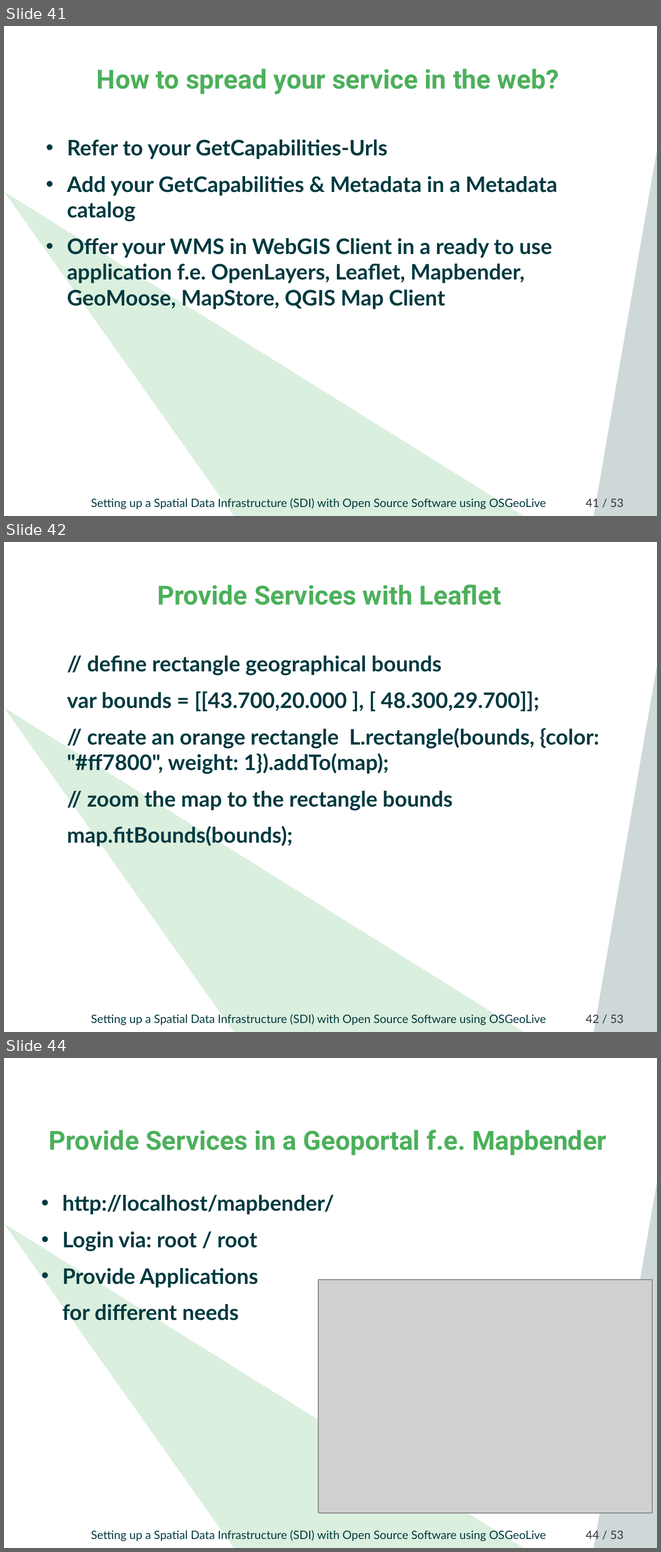
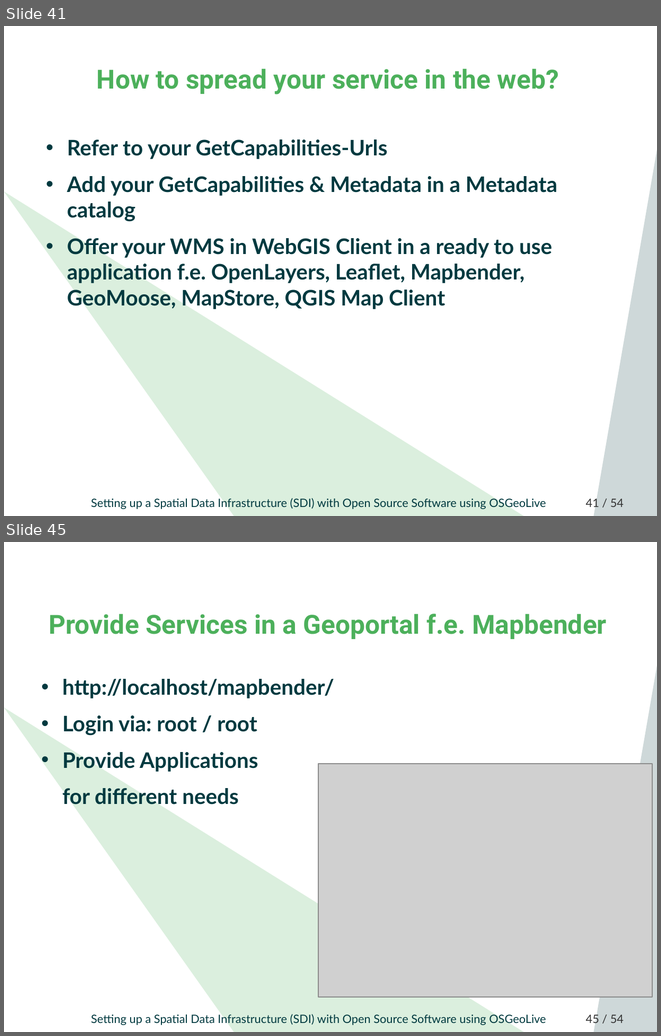
Before and after one commit to astroidex/foss4g-2019-workshop-sdi-with-osgeolive, a slide deck: FOSS4G_2019_SDI_OSGeoLive_Workshop.odp. Shown one above the other, each under a label of ours: slides 41, 42 and 44 before the commit, slides 41 and 45 after it; the slides between them are not shown. The pictures are 661x1552 and 661x1036 pixels, drawn with LibreOffice and Linux fonts; fonts in the diff are those of the drawing; grey boxes stand for pictures; background and template pictures are left out. Boxes give left, top, right and bottom in pixels: in the first picture for what was removed or moved away, otherwise in the second. Text is boxed around its words. In the diff, an @@ line names an element or a change of style, - is before the commit and + after.

```diff
--- a/FOSS4G_2019_SDI_OSGeoLive_Workshop.odp
+++ b/FOSS4G_2019_SDI_OSGeoLive_Workshop.odp
@@ slide 42 removed at [4,542,657,1032], background #FFFFFF; not listed: 4 template elements that a slide beside it also shows @@
@@ title removed at [157,584,501,605] @@
-Provide Services with Leaflet
@@ text removed at [67,655,599,846] @@
-// define rectangle geographical bounds
-var bounds = [[43.700,20.000 ], [ 48.300,29.700]];
-// create an orange rectangle L.rectangle(bounds, {color: "#ff7800", weight: 1}).addTo(map);
-// zoom the map to the rectangle bounds
-map.fitBounds(bounds);
@@ page number at [586,497,624,509]: text changed @@
-41 / 53
+41 / 54
@@ what was slide 44 is now slide 45 @@
@@ page number at [586,1013,624,1025]: text changed @@
-44 / 53
+45 / 54
```
Also in this commit, not shown: 11 slides changed, 2 slides added, 1 other file.
